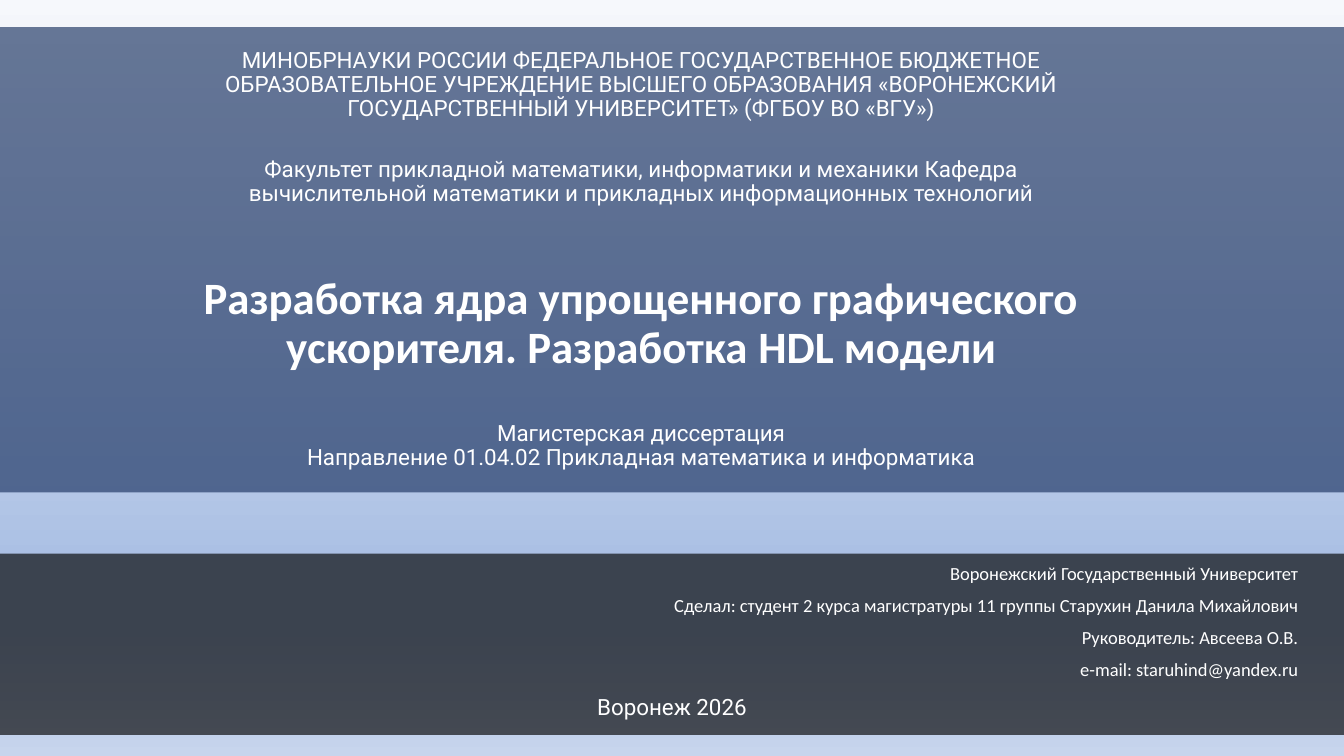
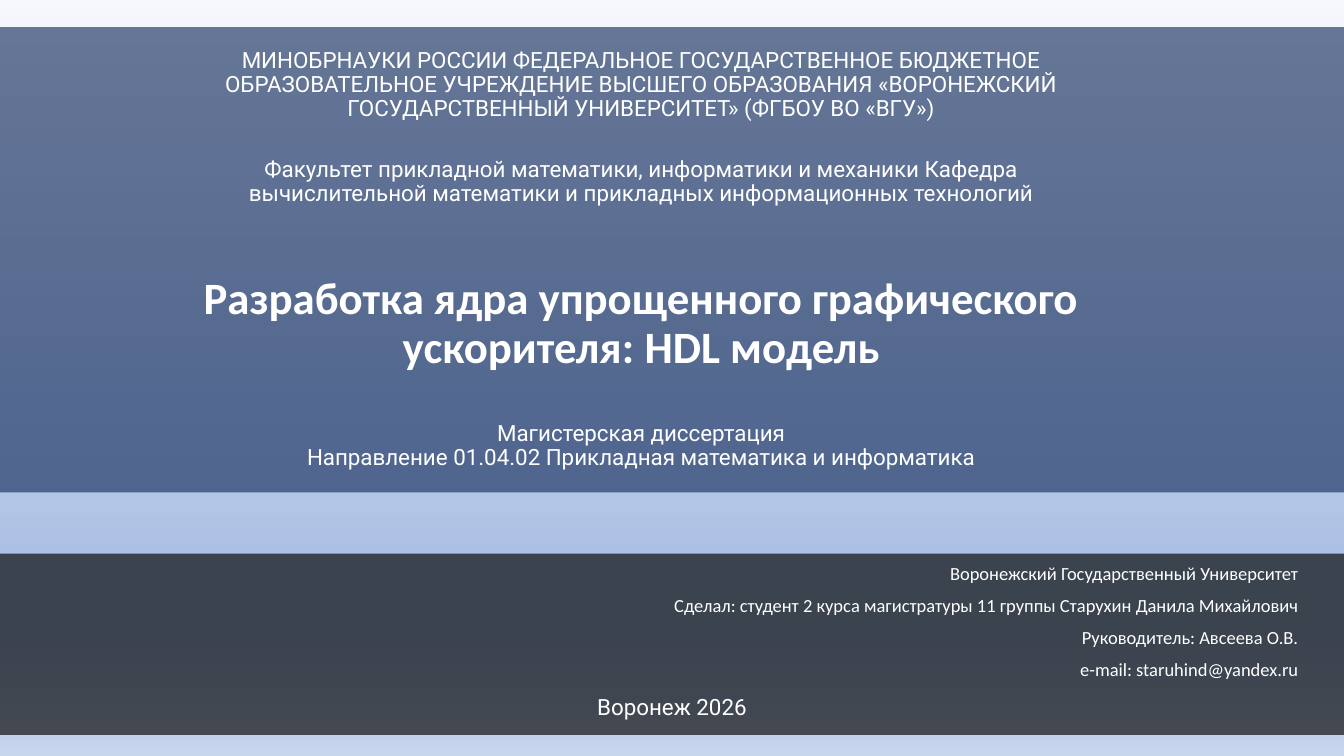
Before and after one commit to HaMeNopeDiot/hardware_gpu, a slide deck: slide 1 of docs/starukhin_dissertation/magister_pres.pptx. Drawn at 1344x756 pixels with LibreOffice and Linux fonts; fonts in the diff are those of the drawing. Boxes give left, top, right and bottom in pixels: in the first picture for what was removed or moved away, otherwise in the second. Text is boxed around its words. In the diff, an @@ line names an element or a change of style, - is before the commit and + after.

Commit message:
updt pptx

```diff
--- a/docs/starukhin_dissertation/magister_pres.pptx
+++ b/docs/starukhin_dissertation/magister_pres.pptx
@@ title at (204,283,1077,370): text changed @@
-Разработка ядра упрощенного графического ускорителя. Разработка HDL модели
+Разработка ядра упрощенного графического ускорителя: HDL модель
```
Also in this commit, not shown: 8 other files.
